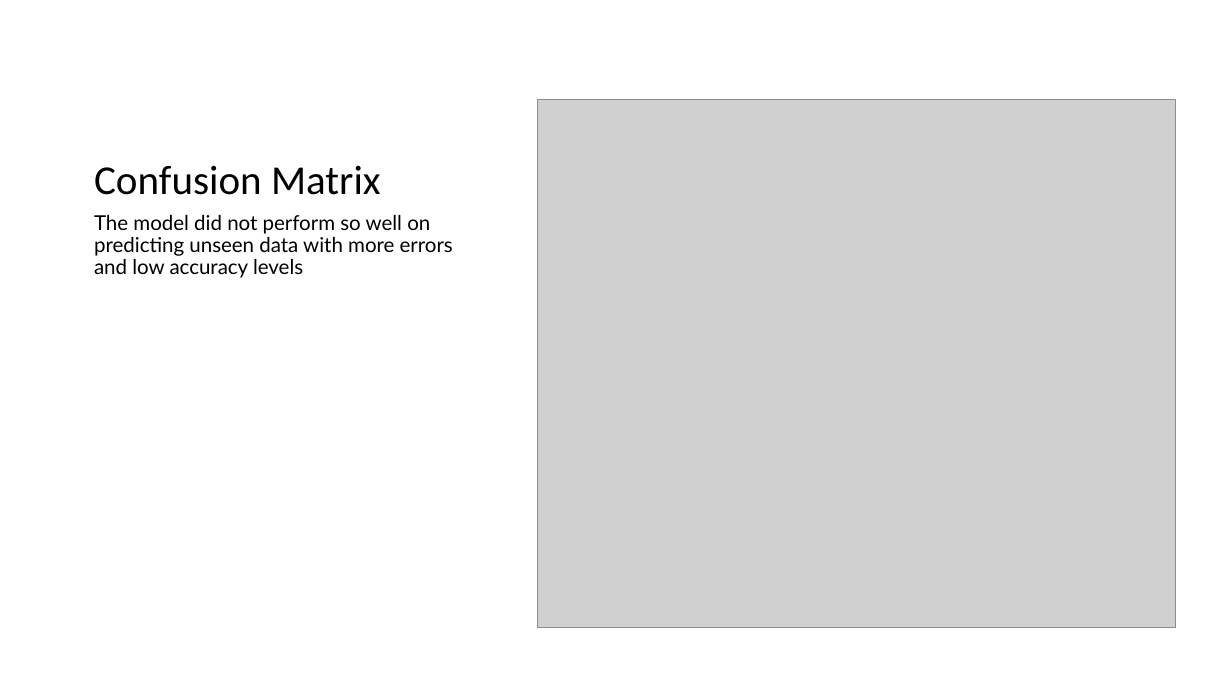
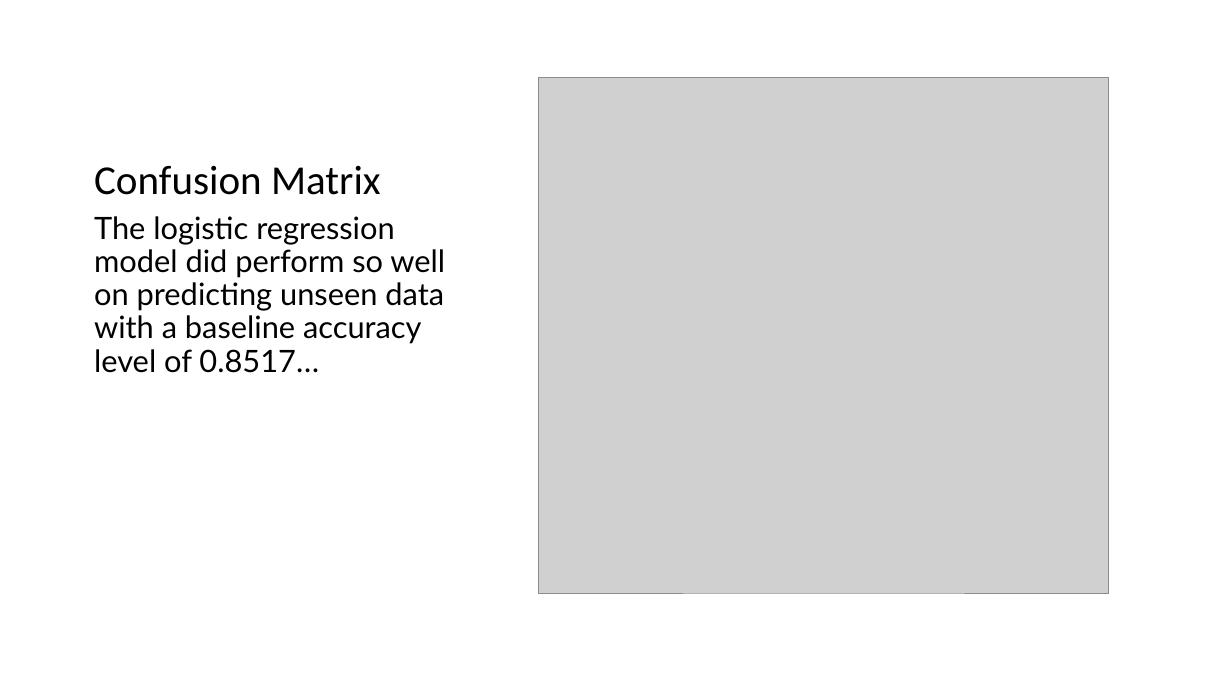
Before and after one commit to reagan-adajo/Phase_4, a slide deck: slide 8 of presentation.pptx. Drawn at 1232x693 pixels with LibreOffice and Linux fonts; fonts in the diff are those of the drawing; grey boxes stand for pictures. Boxes give left, top, right and bottom in pixels: in the first picture for what was removed or moved away, otherwise in the second. Text is boxed around its words. In the diff, an @@ line names an element or a change of style, - is before the commit and + after.

```diff
--- a/presentation.pptx
+++ b/presentation.pptx
@@ picture: place and size @@
-picture at (538, 100, 1176, 628)
+picture at (539, 78, 1109, 593)
@@ text at (94, 216, 445, 373): text changed; size 16 to 24 pt @@
-The model did not perform so well on predicting unseen data with more errors and low accuracy levels
+The logistic regression model did perform so well on predicting unseen data with a baseline accuracy level of 0.8517…
```
Also in this commit, not shown: 5 other slides changed, 3 slides added, 1 slide removed, 10 other files.
